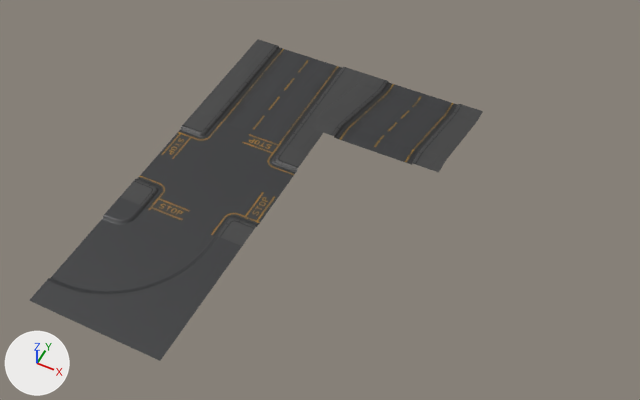
Before and after pictures for a commit that changed the glTF model MagnetMechs/Environment/RoadParts.glb.
One viewpoint serves both versions: a 50 mm camera at (26.5, -46.4, 46.9) aimed at (8.7, -10.8, 2.5). The lights are fixed; the arrows at lower left show +X, +Y and +Z. Objects named as collision shapes, trigger or cutter boxes, shadow casters or lower levels of detail are left out.

In view in the first picture: 'road_curve_90', 'road_hill', 'road_intersection', 'road_straight'.
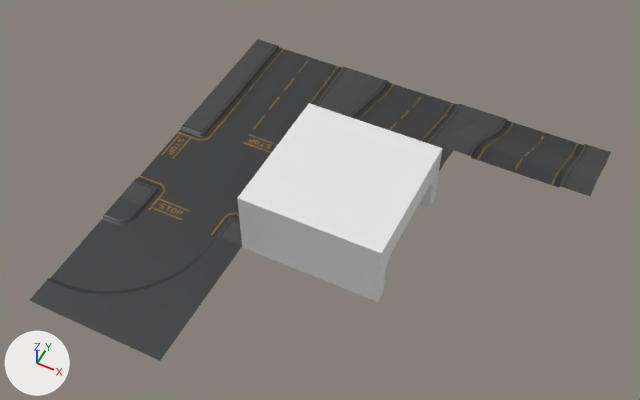
Where the change shows, as pixel boxes (x1, y1, x2, y2) in the pictures (640 x 400 px):
'tunnel_low', added
    after: (237, 103, 442, 302)
'road_hill_steep', added
    after: (443, 111, 611, 196)

The edits, one by one:
Mesh me_plane_009 is new.
It has 88 vertices, 140 faces and spans x -5.0..5.0, y -5.0..5.0, z 0.0..5.14.
It uses material mat_road_straight (picture img_road).
Mesh me_cube_001 is new.
It has 68 vertices, 122 faces and spans x -5.0..5.0, y -5.0..5.0, z 0.0..5.0.
Object 'road_hill_steep' (ob_road_hill_steep) is new; it shows me_plane_009.
Its location is (20.0, 0.0, 0.0).
Object 'tunnel_low' (ob_tunnel_low) is new; it shows me_cube_001.
Its location is (10.0, -10.0, 0.0).
